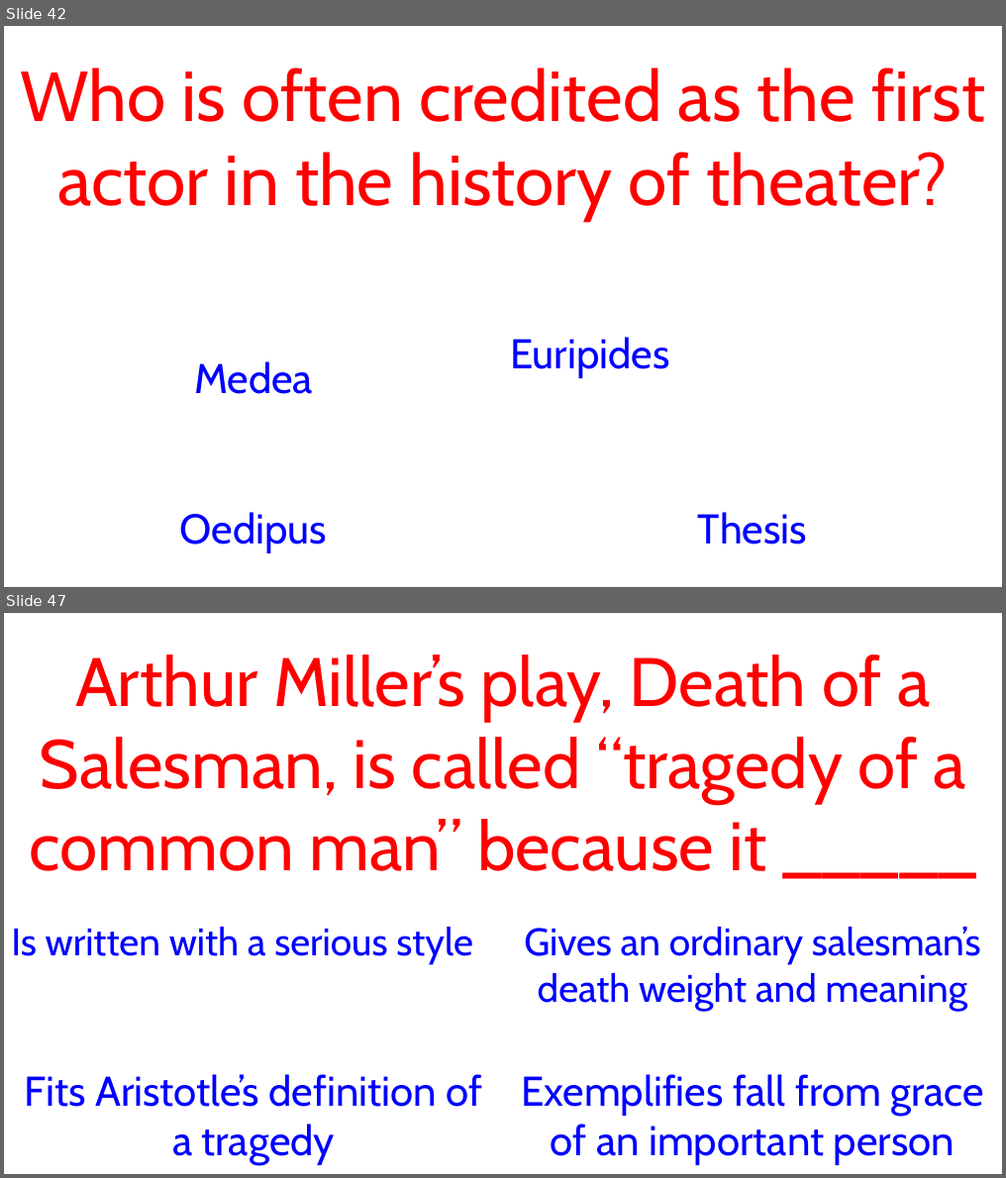
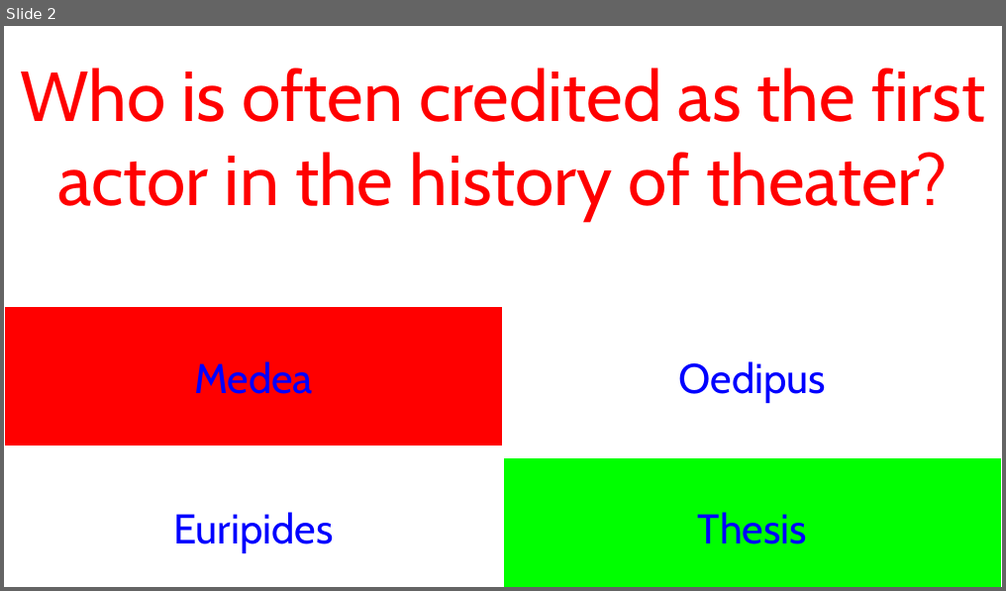
Before and after one commit to JoshuaRifareal/LET-Flashcards, a slide deck: Cards.pptm. Shown one above the other, each under a label of ours: slides 42 and 47 before the commit, slide 2 after it; the slides between them are not shown. The pictures are 1006x1178 and 1006x591 pixels, drawn with LibreOffice and Linux fonts; fonts in the diff are those of the drawing. Boxes give left, top, right and bottom in pixels: in the first picture for what was removed or moved away, otherwise in the second. Text is boxed around its words. In the diff, an @@ line names an element or a change of style, - is before the commit and + after.

```diff
--- a/Cards.pptm
+++ b/Cards.pptm
@@ slide 47 removed at (x1=4, y1=613, x2=1002, y2=1174), background #FFFFFF @@
@@ text removed at (x1=29, y1=655, x2=966, y2=871) @@
-Arthur Miller’s play, Death of a Salesman, is called “tragedy of a common man” because it _____
@@ action button blank removed at (x1=4, y1=894, x2=503, y2=1035) @@
-Is written with a serious style
@@ action button blank removed at (x1=503, y1=894, x2=1002, y2=1035) @@
-Gives an ordinary salesman’s death weight and meaning
@@ action button blank removed at (x1=4, y1=1045, x2=503, y2=1174) @@
-Fits Aristotle’s definition of a tragedy
@@ action button blank removed at (x1=503, y1=1045, x2=1002, y2=1174) @@
-Exemplifies fall from grace of an important person
@@ what was slide 42 is now slide 2 @@
@@ slide 2 changed as well @@
@@ action button blank "Medea" at (x1=4, y1=307, x2=503, y2=448): fill #FFFFFF to #FF0000 @@
@@ text in action button blank at (x1=679, y1=362, x2=826, y2=403): text changed @@
-Euripides
+Oedipus
@@ action button blank "Thesis" at (x1=503, y1=458, x2=1002, y2=587): fill #FFFFFF to #00FF00 @@
@@ text in action button blank at (x1=173, y1=512, x2=333, y2=554): text changed @@
-Oedipus
+Euripides
```
Also in this commit, not shown: 9 other slides changed, 6 slides added, 90 other slides removed.
